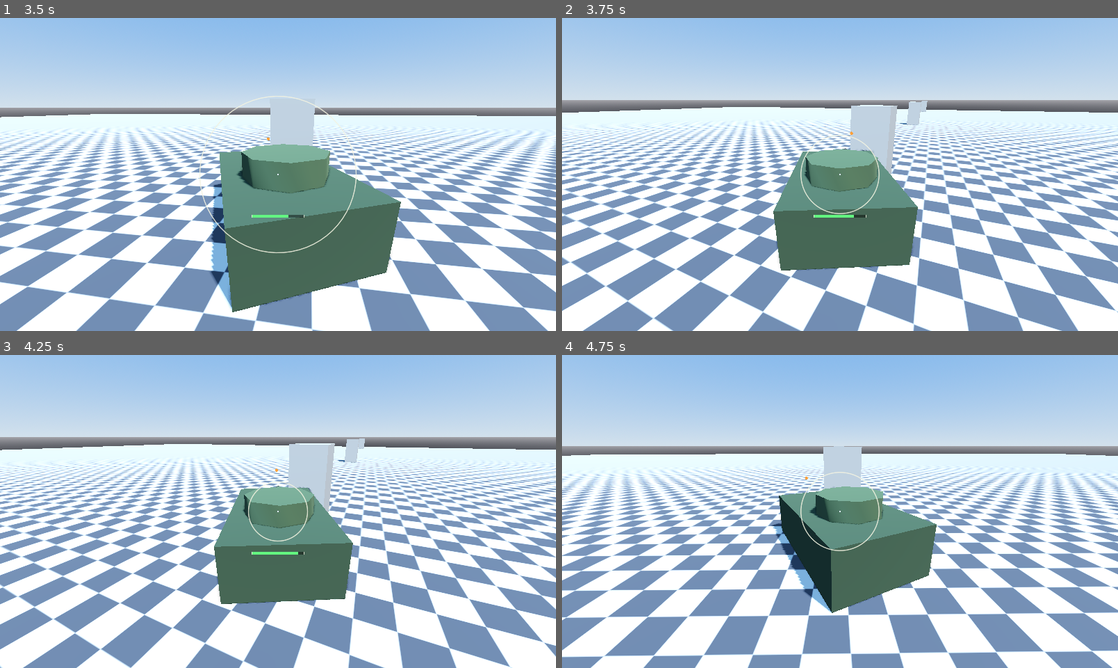
Above: before the commit, frames 1-4 (two rows, left to right).
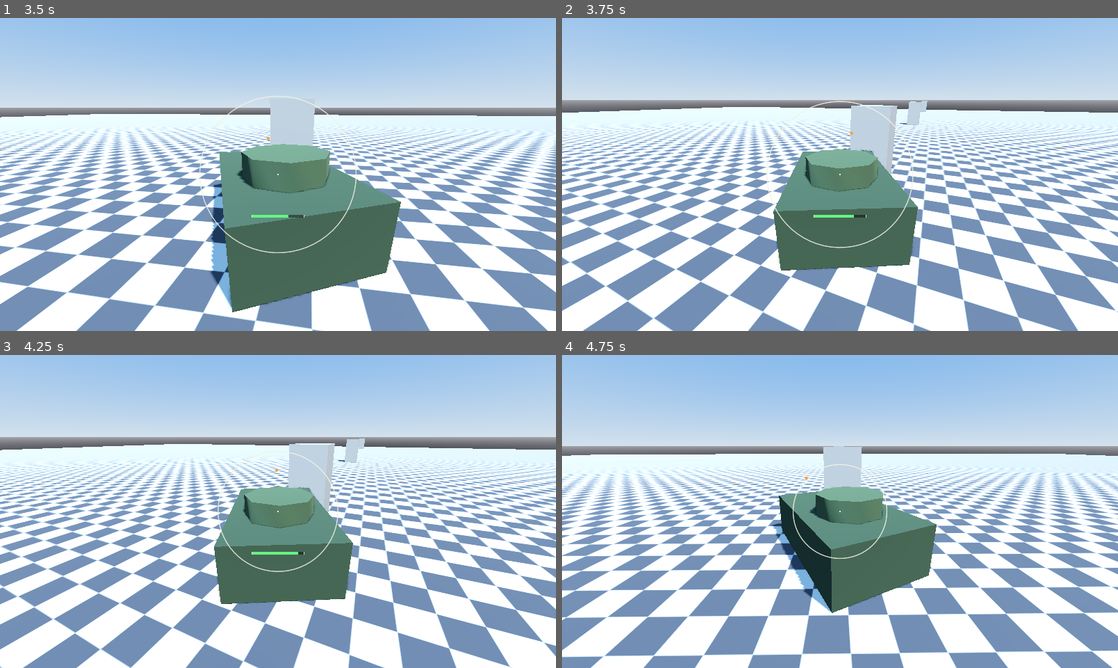
Above: after the commit, the same moments.

Repository: havekes/hull-down
Game: Godot game, scene res://scenes/TestArena.tscn
Same seed, same stepped clock (60 frames per second), same inputs: the game is played once before the commit and once after it.
Inputs (mouse positions are in pixels of both pictures, inside the frame that each line leads up to):
- Up to frame 1 (3.5 s): tap Enter at 0.5 s; move the mouse to (250, 237) at 0.52 s; hold Mouse wheel up (camera_zoom_in) 0.53-1.28 s; hold W (tank_forward) 0.53-2.78 s; click (250, 237) at 0.67 s; move the mouse to (316, 177) at 1.27 s; tap Mouse wheel down (camera_zoom_out) at 1.35 s; move the mouse to (233, 171) at 2.02 s; click (233, 171) at 2.1 s; move the mouse to (283, 174) at 2.77 s; hold A (tank_left) from 2.78 s (still down); tap Mouse wheel up (camera_zoom_in) at 2.85 s; click (283, 174) at 2.92 s
- Up to frame 2 (3.75 s): move the mouse to (817, 168) at 3.52 s; release A (tank_left) at 3.53 s; hold W (tank_forward) from 3.53 s (still down); hold Mouse wheel down (camera_zoom_out) from 3.53 s (still down)
- Up to frame 3 (4.25 s): keep holding W (tank_forward); keep holding Mouse wheel down (camera_zoom_out)
- Up to frame 4 (4.75 s): keep holding W (tank_forward); move the mouse to (867, 511) at 4.27 s; release Mouse wheel down (camera_zoom_out) at 4.28 s; click (867, 511) at 4.35 s

Frame 1 is identical in both runs. In frame 2, 0.4% of the frame differs, in the area x 36-64%, y 26-74%; in frame 3, 0.3%; in frame 4, 0.4%.

Commit message:
TANK-04: Fix reticle stop-shrink timing and fire on physics tick
Address PR #10 review feedback:

- Rate-limit the dispersion shrink to the aim_time rate so a stop from
  full speed takes ~2.5s instead of collapsing during deceleration
  (~0.88s before); the bloom rise stays fast.
- Gate the hull movement penalty with TankController.is_moving().
- Move tank_fire input handling, firing and the reload countdown to
  GunController._physics_process to match the hull/turret controllers.
- Re-resolve each ReticleHUD reference independently every frame so
  late-available camera/muzzle/turret nodes are picked up.
- Drop the unused get_dispersion_radius() accessor.

Diff:
--- a/scripts/GunController.gd
+++ b/scripts/GunController.gd
@@ -59,7 +59,12 @@
 	_tracer_material.emission_energy_multiplier = 4.0
 
 
-func _process(delta: float) -> void:
+# All gun state advances on the physics tick. The hull and turret controllers run
+# in _physics_process, so reading input and firing here keeps the muzzle
+# transform and aim state in sync with them (no one-tick stale transform) and
+# makes the raycast frame-rate independent. The reload countdown lives here too
+# for consistency with the rest of the cycle.
+func _physics_process(delta: float) -> void:
 	_reload_timer = maxf(_reload_timer - delta, 0.0)
 	if _reticle_hud == null:
 		_reticle_hud = get_tree().get_first_node_in_group(GROUP_RETICLE_HUD) as ReticleHUD
--- a/scripts/ReticleHUD.gd
+++ b/scripts/ReticleHUD.gd
@@ -7,11 +7,11 @@
 ## reload progress bar while the gun is cycling.
 ##
 ## Dispersion is accumulated from three continuous penalties (hull speed, hull
-## traverse, turret traverse) plus a temporary spike applied on firing. When a
-## penalty is present the ring blooms out to the target radius within
-## [member bloom_time]; with no penalties it shrinks back to
-## [member base_dispersion_radius] at a constant rate that covers the full
-## range in [member aim_time] seconds.
+## traverse, turret traverse) plus a temporary spike applied on firing. The ring
+## blooms out to the target radius within [member bloom_time]. It never shrinks
+## faster than the rate that covers the full range in [member aim_time] seconds,
+## so releasing the controls always returns the ring to the base size over about
+## [member aim_time] even while the hull is still coasting to a stop.
 ##
 ## Wiring: [member tank_path] points at the tank root; the camera, muzzle and
 ## controllers are resolved from it. The gun finds this HUD through the
@@ -85,15 +85,9 @@
 
 
 func _process(delta: float) -> void:
-	if _tank == null:
-		_resolve_references()
+	_resolve_references()
 	_update_dispersion(delta)
 	queue_redraw()
-
-
-## Current dispersion radius in screen pixels.
-func get_dispersion_radius() -> float:
-	return current_dispersion_radius
 
 
 ## Current dispersion normalised in [code]0..1[/code]: base radius is 0 and max
@@ -122,19 +116,26 @@
 	_reloading = reloading
 
 
-# Resolves the tank and its children, retrying each frame until the tank exists
-# (the HUD may be readied before the tank depending on scene order).
+# Resolves the tank and its children. Called every frame: each reference is
+# filled in independently while unset (or freed) so nodes that appear later,
+# depending on scene order, are still picked up.
 func _resolve_references() -> void:
-	if tank_path != NodePath():
-		_tank = get_node_or_null(tank_path) as Node3D
+	if not is_instance_valid(_tank):
+		_tank = null
+		if tank_path != NodePath():
+			_tank = get_node_or_null(tank_path) as Node3D
+		if _tank == null:
+			_tank = get_tree().get_first_node_in_group(&"tank") as Node3D
 	if _tank == null:
-		_tank = get_tree().get_first_node_in_group(&"tank") as Node3D
-	if _tank == null:
-		return
-	_camera = _tank.get_node_or_null(CAMERA_PATH) as Camera3D
-	_muzzle = _tank.get_node_or_null(MUZZLE_PATH) as Node3D
-	_tank_controller = _tank as TankController
-	_turret_controller = _tank.get_node_or_null(TURRET_PATH) as TurretController
+		return
+	if not is_instance_valid(_camera):
+		_camera = _tank.get_node_or_null(CAMERA_PATH) as Camera3D
+	if not is_instance_valid(_muzzle):
+		_muzzle = _tank.get_node_or_null(MUZZLE_PATH) as Node3D
+	if not is_instance_valid(_tank_controller):
+		_tank_controller = _tank as TankController
+	if not is_instance_valid(_turret_controller):
+		_turret_controller = _tank.get_node_or_null(TURRET_PATH) as TurretController
 
 
 func _update_dispersion(delta: float) -> void:
@@ -145,28 +146,31 @@
 	_shot_spike = move_toward(_shot_spike, 0.0, shrink_rate * delta)
 
 	var penalties: float = _continuous_penalties() + _shot_spike
-	if penalties > 0.0:
-		var target: float = clampf(
-				base_dispersion_radius + penalties,
-				base_dispersion_radius,
-				max_dispersion_radius)
-		current_dispersion_radius = move_toward(
-				current_dispersion_radius, target, bloom_rate * delta)
-	else:
-		current_dispersion_radius = move_toward(
-				current_dispersion_radius, base_dispersion_radius, shrink_rate * delta)
+	var target: float = clampf(
+			base_dispersion_radius + penalties,
+			base_dispersion_radius,
+			max_dispersion_radius)
+	# Bloom out quickly when the target grows, but never shrink faster than the
+	# aim_time rate: rate-limiting the down move here keeps a stop at ~aim_time
+	# even while speed_fraction is still ramping down during deceleration.
+	var rate: float = bloom_rate if target > current_dispersion_radius else shrink_rate
+	current_dispersion_radius = move_toward(
+			current_dispersion_radius, target, rate * delta)
 	current_dispersion_radius = clampf(
 			current_dispersion_radius, base_dispersion_radius, max_dispersion_radius)
 
 
-# Sum of the continuous movement/traverse penalties for this frame.
+# Sum of the continuous movement/traverse penalties for this frame. The
+# speed-scaled movement penalty only applies while the hull is actually moving;
+# pure pivot-in-place turns still contribute the traverse penalty via yaw rate.
 func _continuous_penalties() -> float:
 	var total: float = 0.0
 	if _tank_controller != null:
-		total += movement_penalty * _tank_controller.get_speed_fraction()
+		if _tank_controller.is_moving():
+			total += movement_penalty * _tank_controller.get_speed_fraction()
 		if _tank_controller.get_yaw_rate() > yaw_rate_epsilon:
 			total += traverse_penalty
-	if _turret_controller != null and _turret_controller.get_traverse_rate() > traverse_rate_epsilon:
+	if _turret_controller != null and _turret_controller.is_traversing(traverse_rate_epsilon):
 		total += turret_penalty
 	return total
 
--- a/scripts/TurretController.gd
+++ b/scripts/TurretController.gd
@@ -78,7 +78,7 @@
 
 ## True while the mounts are moving faster than [param threshold] (rad/s).
 func is_traversing(threshold: float = 0.05) -> bool:
-	return _traverse_rate > threshold
+	return get_traverse_rate() > threshold
 
 
 # Resolves where the camera centre ray lands this frame. Falls back to a far
